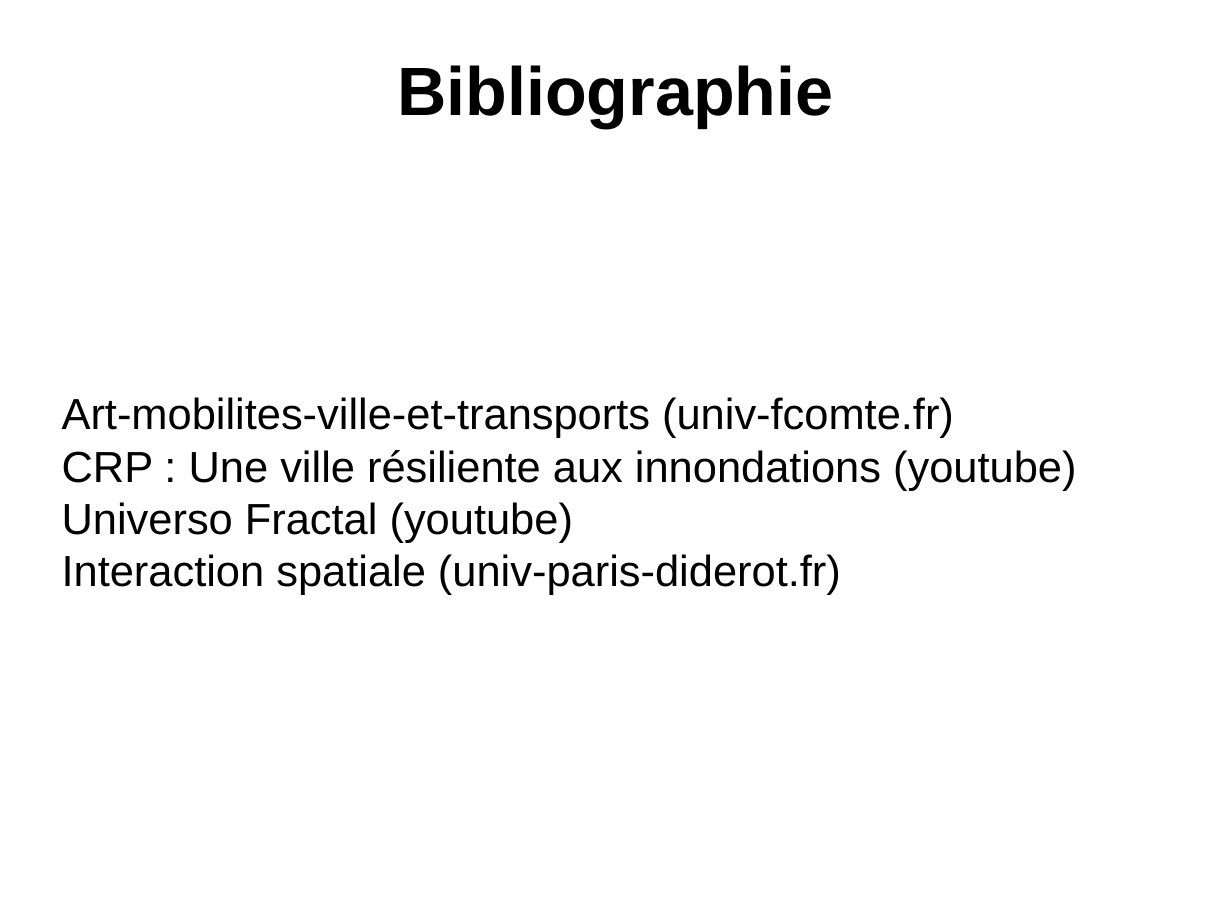
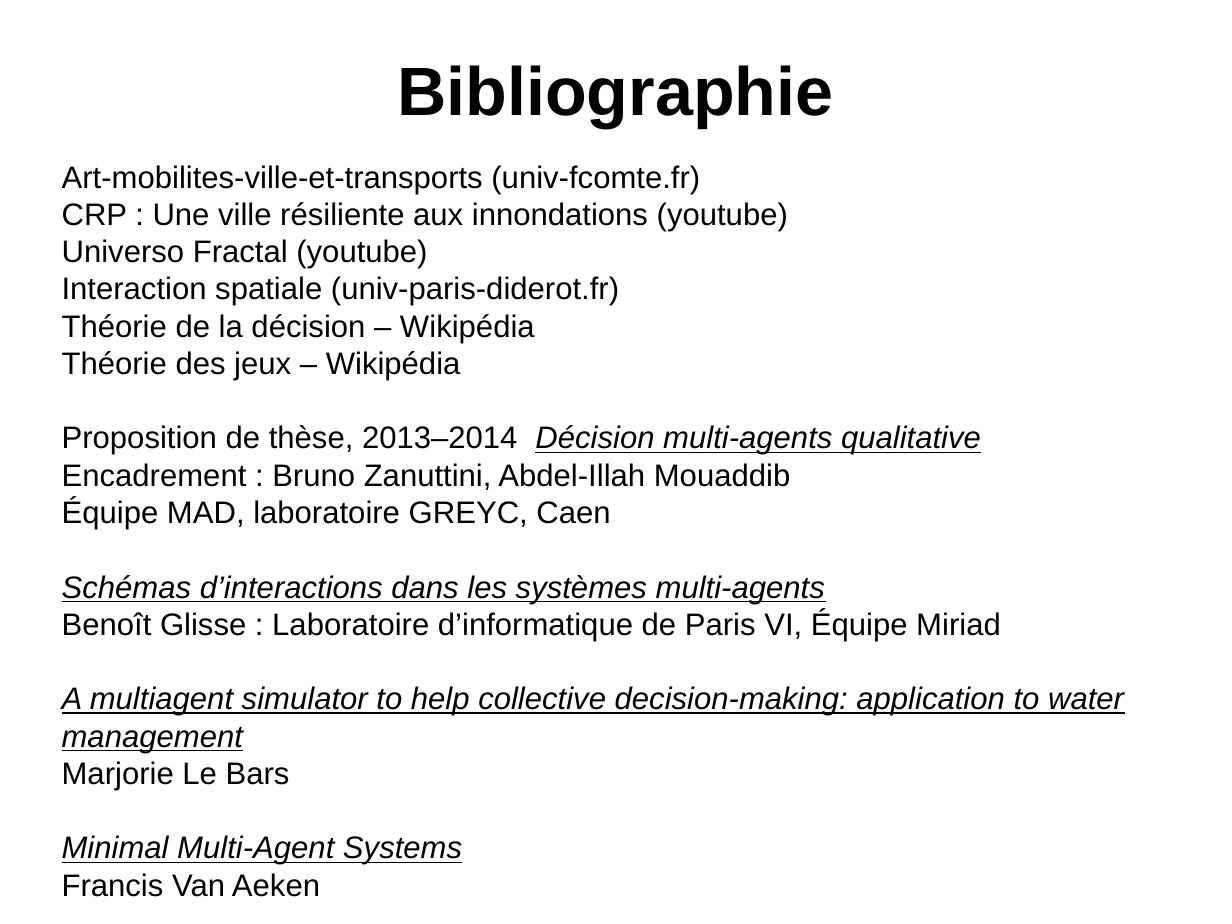
Before and after one commit to slvrgauthier/archives, a slide deck: slide 39 of Fac/Master/IN334/Exposé.odp. Drawn at 1232x924 pixels with LibreOffice and Linux fonts; fonts in the diff are those of the drawing; background and template pictures are left out. Boxes give left, top, right and bottom in pixels: in the first picture for what was removed or moved away, otherwise in the second. Text is boxed around its words. In the diff, an @@ line names an element or a change of style, - is before the commit and + after.

```diff
--- a/Fac/Master/IN334/Exposé.odp
+++ b/Fac/Master/IN334/Exposé.odp
@@ subtitle "Art-mobilites-ville-et-transports (univ-fcomte.fr)": place and size @@
-subtitle "Art-mobilites-ville-et-transports (univ-fcomte.fr)" at (62,397,1076,595)
+subtitle "Art-mobilites-ville-et-transports (univ-fcomte.fr)" at (62,165,1124,897)
@@ subtitle at (62,165,788,306): size 28 to 20 pt in "Art-mobilites-ville-et-transports (univ-fcomte.fr)", "CRP : Une ville résiliente aux innondations ...", "Universo Fractal (youtube)", "Interaction spatiale (univ-paris-diderot.fr)"; alignment justified to left @@
@@ subtitle at (62,314,1124,897): paragraphs added @@
+Théorie de la décision – Wikipédia
+Théorie des jeux – Wikipédia
+Proposition de thèse, 2013–2014 Décision multi-agents qualitative
+Encadrement : Bruno Zanuttini, Abdel-Illah Mouaddib
+Équipe MAD, laboratoire GREYC, Caen
+Schémas d’interactions dans les systèmes multi-agents
+Benoît Glisse : Laboratoire d’informatique de Paris VI, Équipe Miriad
+A multiagent simulator to help collective decision-making: application to water management
+Marjorie Le Bars
+Minimal Multi-Agent Systems
+Francis Van Aeken
```
Also in this commit, not shown: 1 slide added, 2 other files.
